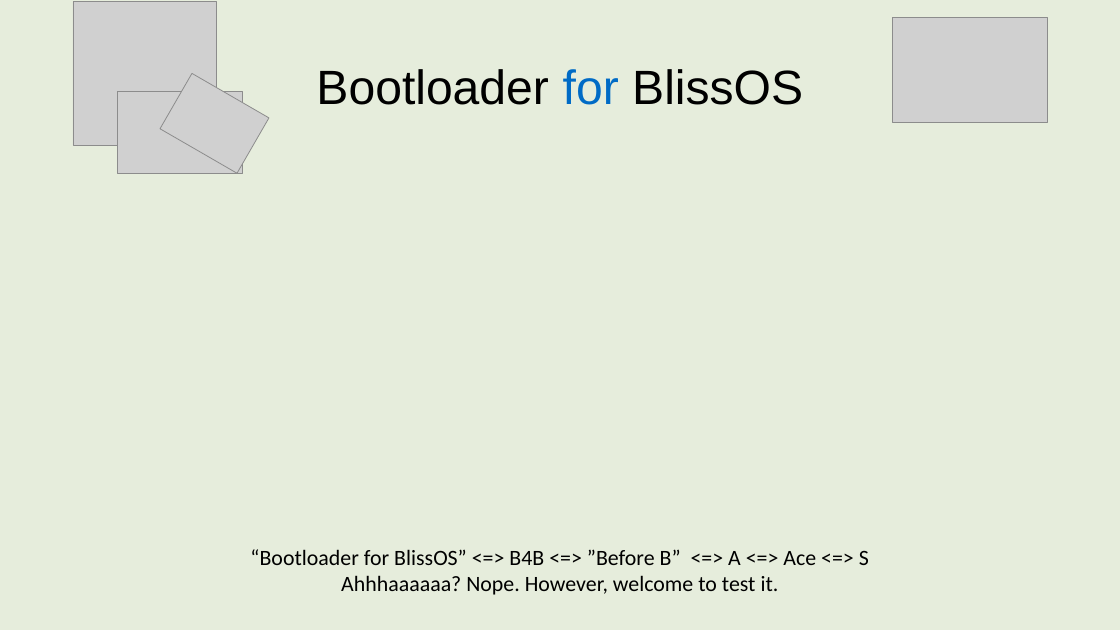
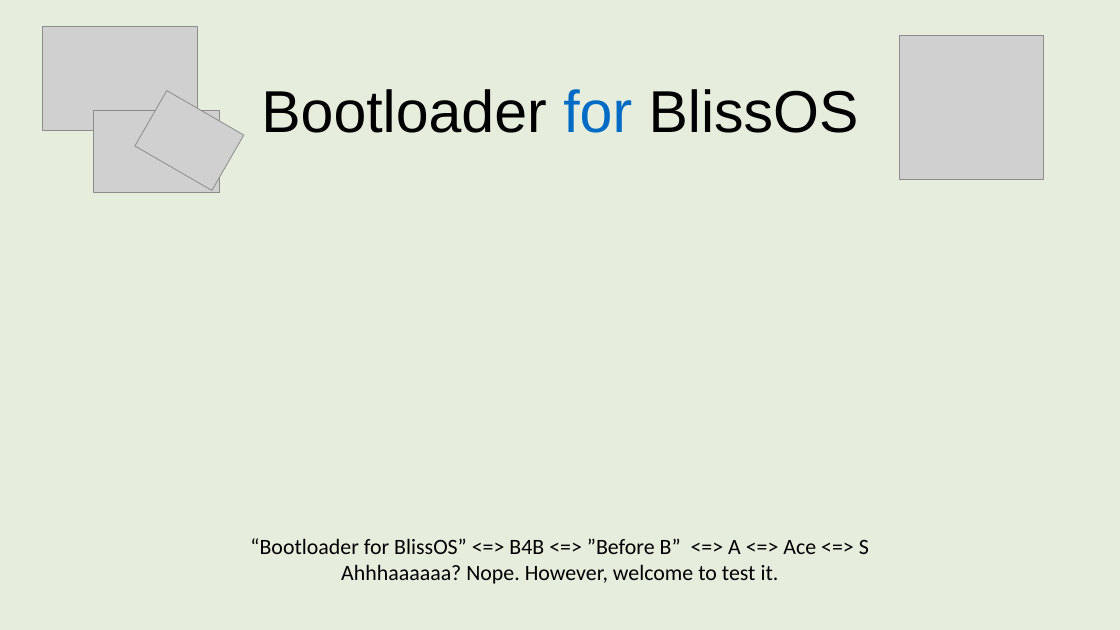
Before and after one commit to 1457384613gh/Bootloader-for-BlissOS, a slide deck: slide 1 of EFI/Bootloader/Settings/resolution/BannerEditor_1366x768.pptx. Drawn at 1120x630 pixels with LibreOffice and Linux fonts; fonts in the diff are those of the drawing; grey boxes stand for pictures. Boxes give left, top, right and bottom in pixels: in the first picture for what was removed or moved away, otherwise in the second. Text is boxed around its words. In the diff, an @@ line names an element or a change of style, - is before the commit and + after.

```diff
--- a/EFI/Bootloader/Settings/resolution/BannerEditor_1366x768.pptx
+++ b/EFI/Bootloader/Settings/resolution/BannerEditor_1366x768.pptx
@@ picture: place and size @@
-picture at bbox=[893, 18, 1048, 123]
+picture at bbox=[43, 26, 198, 131]
@@ picture: place and size @@
-picture at bbox=[73, 2, 216, 145]
+picture at bbox=[900, 36, 1043, 179]
@@ text "Bootloader for BlissOS": place and size @@
-text "Bootloader for BlissOS" at bbox=[316, 69, 803, 105]
+text "Bootloader for BlissOS" at bbox=[261, 89, 859, 133]
@@ text "Bootloader for BlissOS" at bbox=[261, 89, 859, 133]: size 44 to 54 pt @@
@@ picture: place and size @@
-picture at bbox=[117, 91, 242, 173]
+picture at bbox=[94, 111, 219, 193]
@@ picture: place and size @@
-picture at bbox=[160, 73, 269, 173]
+picture at bbox=[135, 91, 244, 190]
@@ text "“Bootloader for BlissOS” <=> B4B ...": place and size @@
-text "“Bootloader for BlissOS” <=> B4B ..." at bbox=[250, 549, 869, 595]
+text "“Bootloader for BlissOS” <=> B4B ..." at bbox=[250, 538, 869, 584]
```
Also in this commit, not shown: 7 other files.
